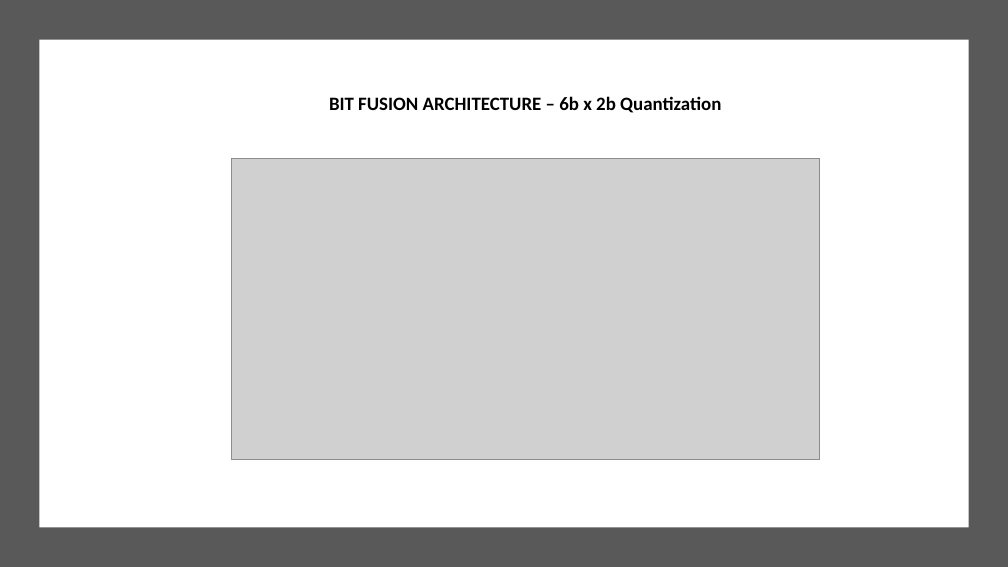
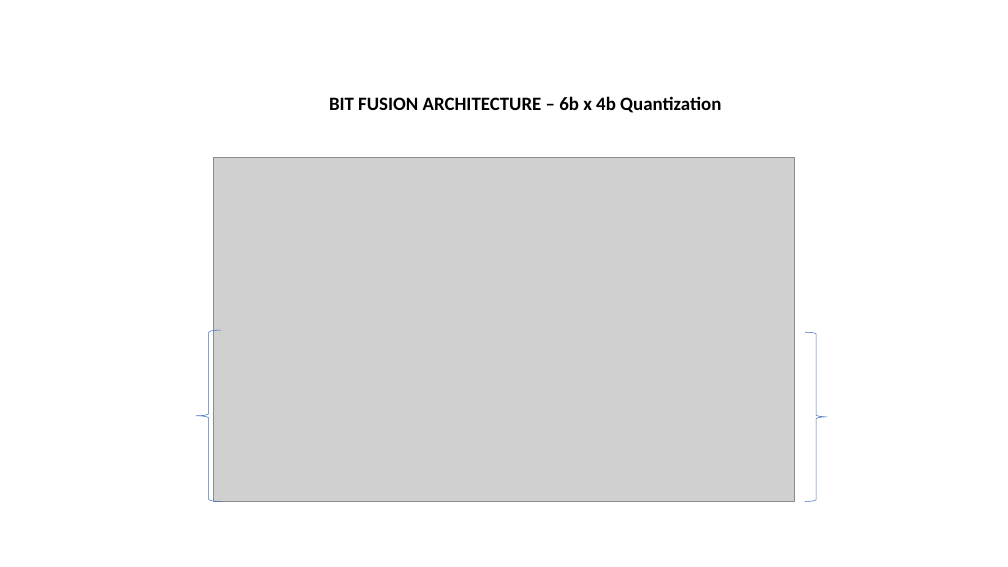
Before and after one commit to guptarohit994/bitfusionQuant6b, a slide deck: slide 6 of Presentation_Status.pptx (slide 7 before the commit). Drawn at 1008x567 pixels with LibreOffice and Linux fonts; fonts in the diff are those of the drawing; grey boxes stand for pictures. Boxes give left, top, right and bottom in pixels: in the first picture for what was removed or moved away, otherwise in the second. Text is boxed around its words. In the diff, an @@ line names an element or a change of style, - is before the commit and + after.

```diff
--- a/Presentation_Status.pptx
+++ b/Presentation_Status.pptx
@@ rectangle removed at [0, 0, 1008, 567] @@
@@ rectangle removed at [39, 40, 969, 528] @@
@@ text at [329, 96, 721, 113]: text changed @@
-BIT FUSION ARCHITECTURE – 6b x 2b Quantization
+BIT FUSION ARCHITECTURE – 6b x 4b Quantization
@@ picture: place and size @@
-picture at [231, 158, 820, 460]
+picture at [214, 157, 795, 502]
@@ left brace added at [196, 330, 222, 502], outline #4472C4 0.5 pt @@
@@ right brace added at [805, 332, 828, 501], outline #4472C4 0.5 pt @@
```
Also in this commit, not shown: 5 other slides changed, 5 slides added.
